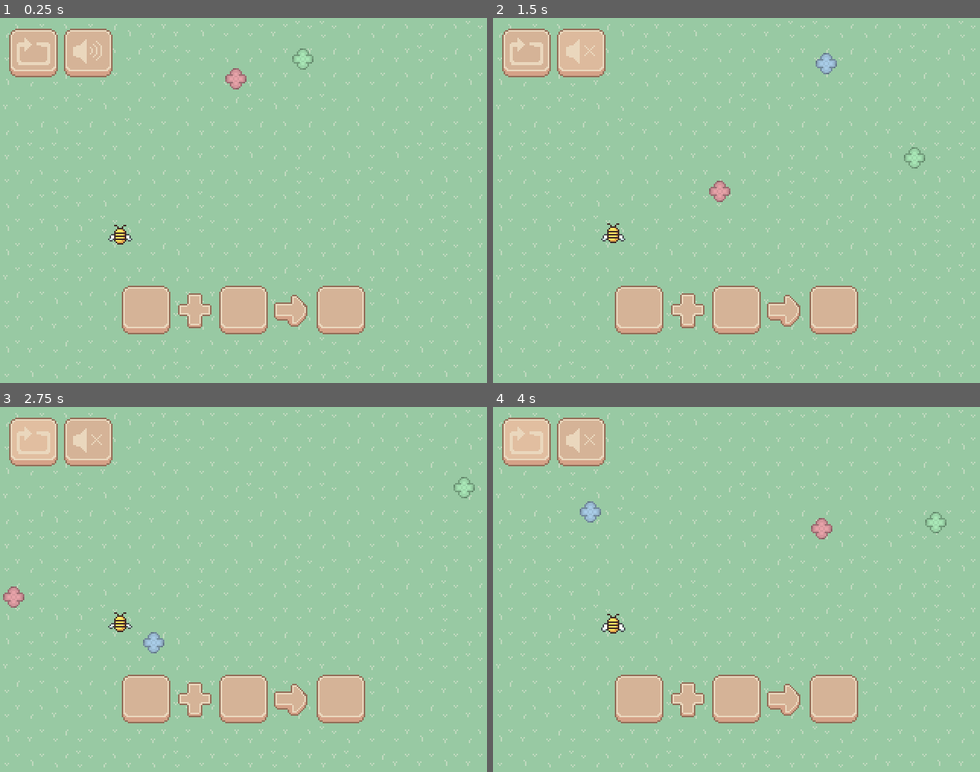
Above: before the commit, frames 1-4 (two rows, left to right).
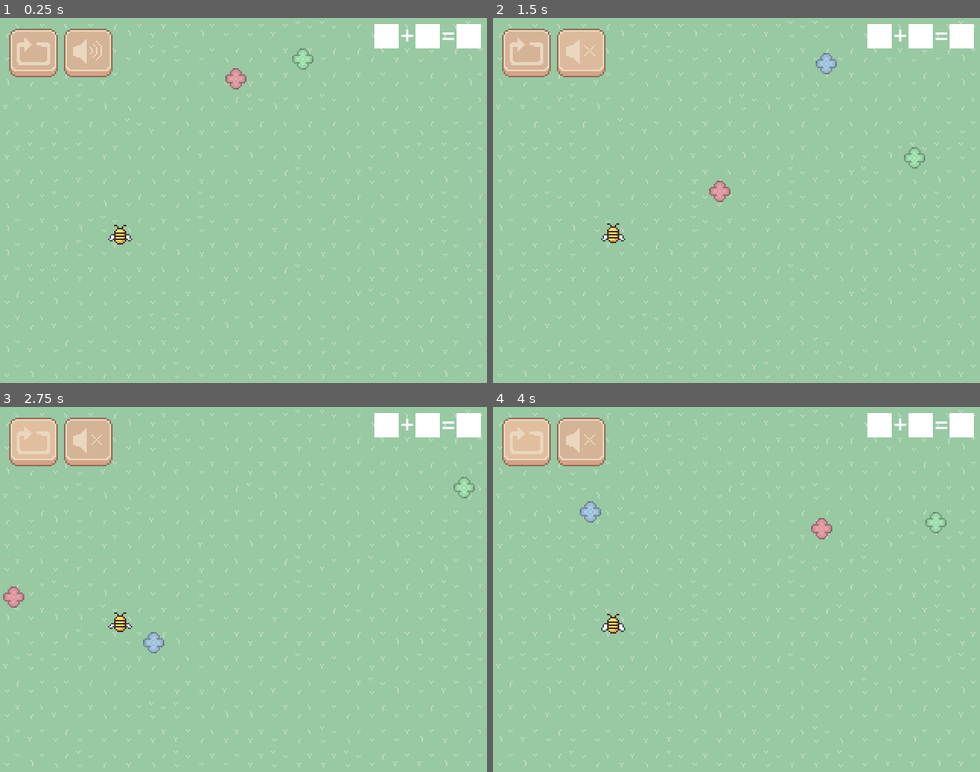
Above: after the commit, the same moments.

Repository: kdxiao/bloom
Game: Godot game, scene res://tile_map.tscn
Same seed, same stepped clock (60 frames per second), same inputs: the game is played once before the commit and once after it. Sound files missing from this copy of the repository are replaced by a short silence.
Inputs (mouse positions are in pixels of both pictures, inside the frame that each line leads up to):
- Up to frame 1 (0.25 s): no input
- Up to frame 2 (1.5 s): click (527, 54) at 0.5 s; click (580, 54) at 1.25 s
- Up to frame 3 (2.75 s): click (34, 439) at 2 s
- Up to frame 4 (4 s): click (527, 439) at 2.75 s; click (527, 439) at 3.5 s

The runs differ from the first frame. In frame 1, 5.8% of the frame differs, in the area x 25-99%, y 1-87%; in frame 2, 5.8%; in frame 3, 5.8%; in frame 4, 5.8%.

Commit message:
color preview

Diff:
--- a/bee_movement.gd
+++ b/bee_movement.gd
@@ -4,6 +4,9 @@
 var angular_speed = PI
 var in_flower = false
 var curr_flower
+@onready var ci1 = get_node("/root/TileMap/Color1")
+@onready var ci2 = get_node("/root/TileMap/Color2")
+@onready var ci3 = get_node("/root/TileMap/Color3")
 var flowers_visited = 0
 var flower
 var running_color
@@ -35,18 +38,24 @@
 
 	if Input.is_action_just_pressed("ui_select"):
 		if flowers_visited == 0 and in_flower:
-			print("here0")
+			print("gere 0")
 			running_color = curr_flower.self_modulate
+			ci1.self_modulate = curr_flower.self_modulate
 			flowers_visited = 1
 		elif flowers_visited == 1 and in_flower:
-			print("here1")
+			print("gere 1")
 			running_color = running_color.lerp(curr_flower.self_modulate, 0.5)
+			ci2.self_modulate = curr_flower.self_modulate
+			ci3.self_modulate = running_color
 			flowers_visited = 2
 		elif flowers_visited == 2 and not in_flower:
-			print("here2")
+			print("here 2")
 			var instance = flower.instantiate()
 			instance.position = global_position
 			instance.self_modulate = running_color
+			ci1.self_modulate = Color8(255, 255, 255)
+			ci2.self_modulate = Color8(255, 255, 255)
+			ci3.self_modulate = Color8(255, 255, 255)
 			get_node("../../").add_child(instance)
 			flowers_visited = 0
 
--- a/flower.tscn
+++ b/flower.tscn
@@ -1,14 +1,19 @@
-[gd_scene load_steps=3 format=3 uid="uid://d3un3r3coig0u"]
+[gd_scene load_steps=4 format=3 uid="uid://d3un3r3coig0u"]
 
 [ext_resource type="Texture2D" uid="uid://h677f60ykkuv" path="res://assets/flower_white.png" id="1_vjmqf"]
+[ext_resource type="Script" path="res://Flower.gd" id="2_w42gi"]
 
 [sub_resource type="CircleShape2D" id="CircleShape2D_ac8hu"]
 radius = 7.0
 
 [node name="Sprite2D" type="Sprite2D"]
 texture = ExtResource("1_vjmqf")
+script = ExtResource("2_w42gi")
 
 [node name="Flower" type="Area2D" parent="."]
 
 [node name="CollisionShape2D" type="CollisionShape2D" parent="Flower"]
 shape = SubResource("CircleShape2D_ac8hu")
+
+[connection signal="body_entered" from="Flower" to="." method="_on_flower_body_entered"]
+[connection signal="body_exited" from="Flower" to="." method="_on_flower_body_exited"]
--- a/tile_map.tscn
+++ b/tile_map.tscn
@@ -11,7 +11,8 @@
 [ext_resource type="Texture2D" uid="uid://dl2pxjc18n0gq" path="res://assets/restart_press.png" id="9_u4hwf"]
 [ext_resource type="Texture2D" uid="uid://dtkiw730vu4pc" path="res://assets/restart_hover.png" id="10_icwa7"]
 [ext_resource type="AudioStream" uid="uid://biwgx3dokekk8" path="res://audio/buzz.wav" id="11_85cay"]
-[ext_resource type="PackedScene" uid="uid://eoc4vt2tjrca" path="res://mute.tscn" id="12_lxo5a"]
+[ext_resource type="Script" path="res://Mute.gd" id="12_8tef5"]
+[ext_resource type="Texture2D" uid="uid://dud3empw2dw28" path="res://assets/music_on.png" id="12_yptwm"]
 
 [sub_resource type="TileSetAtlasSource" id="TileSetAtlasSource_c44ep"]
 texture = ExtResource("1_tnmf2")
@@ -144,7 +145,6 @@
 format = 2
 layer_0/name = "foreground"
 layer_0/z_index = 2
-layer_0/tile_data = PackedInt32Array(720901, 3, 0, 786437, 3, 1, 720902, 65539, 0, 786438, 65539, 1, 720905, 3, 0, 786441, 3, 1, 720906, 65539, 0, 786442, 65539, 1, 720909, 3, 0, 786445, 3, 1, 720910, 65539, 0, 786446, 65539, 1, 720903, 4, 0, 786439, 4, 1, 720904, 65540, 0, 786440, 65540, 1, 720907, 1, 0, 786443, 1, 1, 720908, 65537, 0, 786444, 65537, 1)
 layer_1/name = "background"
 layer_1/tile_data = PackedInt32Array(0, 65538, 2, 65536, 65538, 1, 131072, 131074, 0, 196608, 2, 1, 262144, 65538, 2, 3 …(4924 unchanged characters)…
 script = ExtResource("3_hu054")
@@ -174,8 +174,42 @@
 stream = ExtResource("11_85cay")
 autoplay = true
 
-[node name="Mute" parent="." instance=ExtResource("12_lxo5a")]
+[node name="Mute" type="TextureButton" parent="."]
+offset_left = 42.0
+offset_top = 7.0
+offset_right = 74.0
+offset_bottom = 39.0
+focus_mode = 0
+texture_normal = ExtResource("12_yptwm")
+script = ExtResource("12_8tef5")
+
+[node name="Color1" type="Polygon2D" parent="."]
+position = Vector2(157, -43)
+polygon = PackedVector2Array(89, 47, 105, 47, 105, 63, 89, 63)
+
+[node name="Color2" type="Polygon2D" parent="."]
+position = Vector2(184, -43)
+polygon = PackedVector2Array(89, 47, 105, 47, 105, 63, 89, 63)
+
+[node name="Color3" type="Polygon2D" parent="."]
+position = Vector2(211, -43)
+polygon = PackedVector2Array(89, 47, 105, 47, 105, 63, 89, 63)
+
+[node name="Equal" type="RichTextLabel" parent="."]
+offset_left = 290.0
+offset_right = 299.0
+offset_bottom = 40.0
+text = "="
+scroll_active = false
+
+[node name="Plus" type="RichTextLabel" parent="."]
+offset_left = 263.0
+offset_right = 272.0
+offset_bottom = 40.0
+text = "+"
+scroll_active = false
 
 [connection signal="pressed" from="Restart" to="." method="_on_button_pressed"]
 [connection signal="pressed" from="Restart/TextureButton" to="." method="_on_texture_button_pressed"]
 [connection signal="finished" from="AudioStreamPlayer" to="." method="_on_audio_stream_player_finished"]
+[connection signal="pressed" from="Mute" to="Mute" method="_on_pressed"]
Not shown: 1 places in tile_map.tscn that only renumber resources
